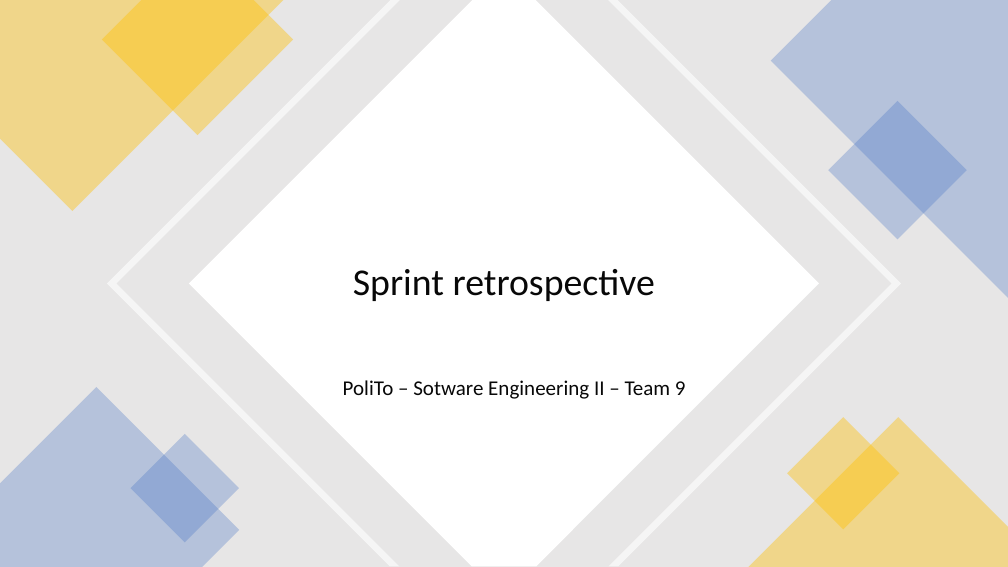
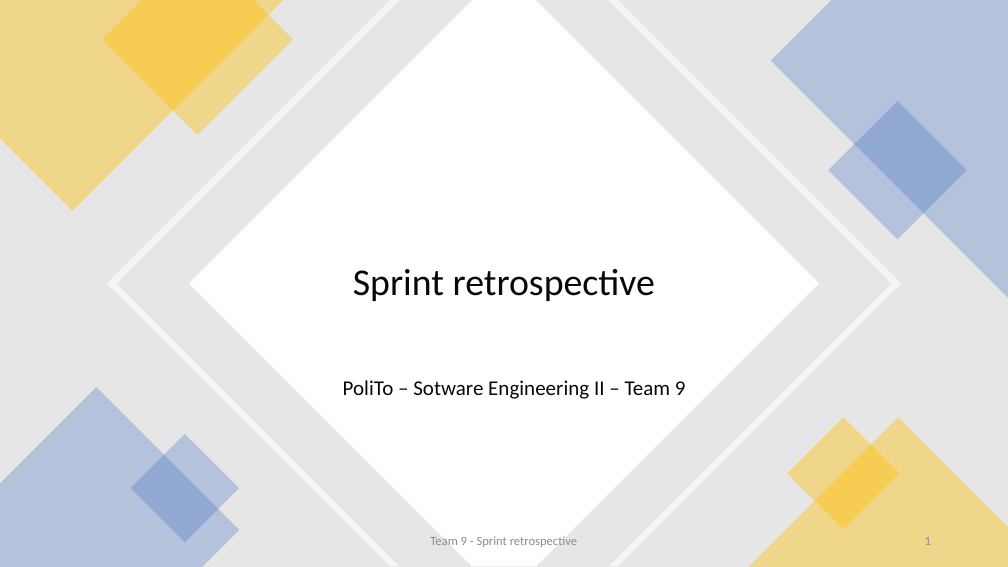
Before and after one commit to MicheleCarb/OfficeQueueManagement, a slide deck: slide 1 of Presentazione_SW2.pptx. Drawn at 1008x567 pixels with LibreOffice and Linux fonts; fonts in the diff are those of the drawing. Boxes give left, top, right and bottom in pixels: in the first picture for what was removed or moved away, otherwise in the second. Text is boxed around its words. In the diff, an @@ line names an element or a change of style, - is before the commit and + after.

```diff
--- a/Presentazione_SW2.pptx
+++ b/Presentazione_SW2.pptx
@@ text added at <box>430,536,577,547</box>, 12 pt, text #8C8C8C @@
+Team 9 - Sprint retrospective
@@ page number added at <box>925,537,931,545</box>, 12 pt, text #8C8C8C @@
+1
```
Also in this commit, not shown: 6 other slides changed, 5 slides added, 1 slide removed.
